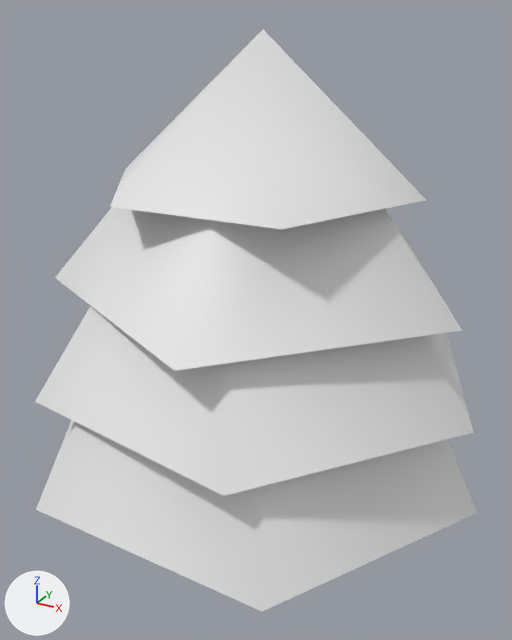
An edit to the FBX model Assets/Objects/Trees/evergreen_01.FBX, drawn before and after from the same camera.
Camera for both pictures: a 50 mm lens placed at (1.86, -3.37, 3.1), pointed at (-0.01, 0.01, 1.41). Arrows for +X, +Y and +Z are at lower left; the lights stay in place. Where no turn or scale is listed for an object, it has been applied to the vertices.
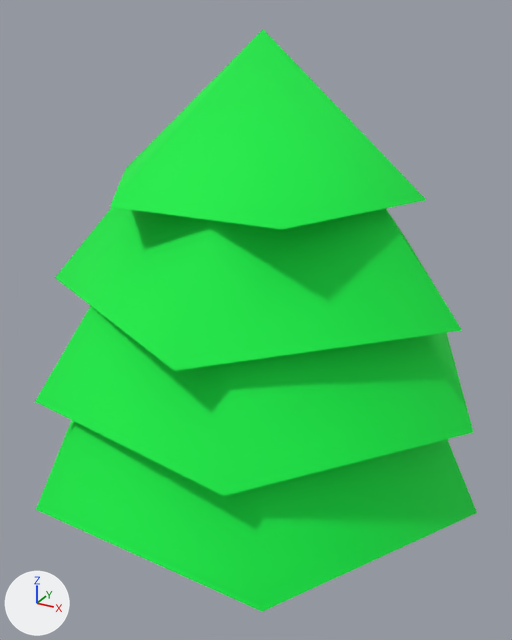
Location of each change, [x1, y1, x2, y2] in pixels of the pictures (512 x 640 px):
'Cylinder004', recoloured (white to green): [35, 306, 473, 496] in both
'Cylinder005', recoloured (white to green): [55, 207, 462, 371] in both
'Cylinder003', recoloured (white to green): [36, 420, 477, 612] in both
'Cylinder006', recoloured (white to green): [110, 29, 426, 229] in both

The edits, one by one:
Material 'Material #32' (mat_material__32) is new.
Its base color is (0.0, 0.855, 0.0588) (green #00ee45).
Its roughness is 0.859.
me_mesh_004 has 7 vertices, 7 faces and spans x -0.91..0.91, y -0.82..0.82, z 0.18..0.97.
me_mesh_004 now uses material mat_material__32 (green #00ee45).
me_mesh_001 has 12 vertices, 8 faces and spans x -1.4..1.4, y -1.21..1.21, z 0.11..0.84.
me_mesh_001 now uses material mat_material__32 (green #00ee45).
me_mesh_002 has 12 vertices, 8 faces and spans x -1.34..1.34, y -1.26..1.26, z 0.0..0.81.
me_mesh_002 now uses material mat_material__32 (green #00ee45).
me_mesh_003 has 10 vertices, 7 faces and spans x -1.08..1.21, y -1.2..1.1, z 0.0..0.64.
me_mesh_003 now uses material mat_material__32 (green #00ee45).
